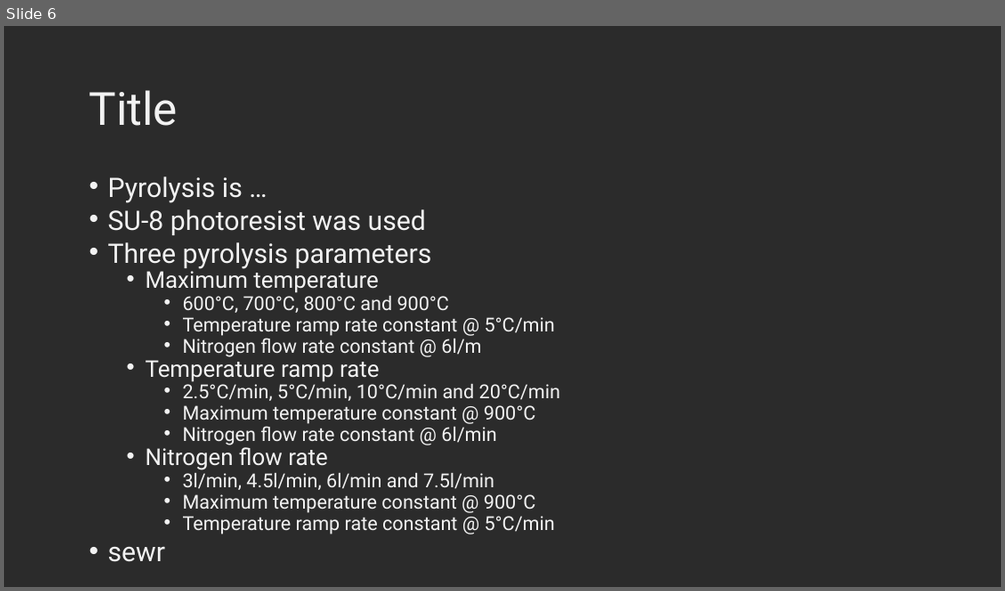
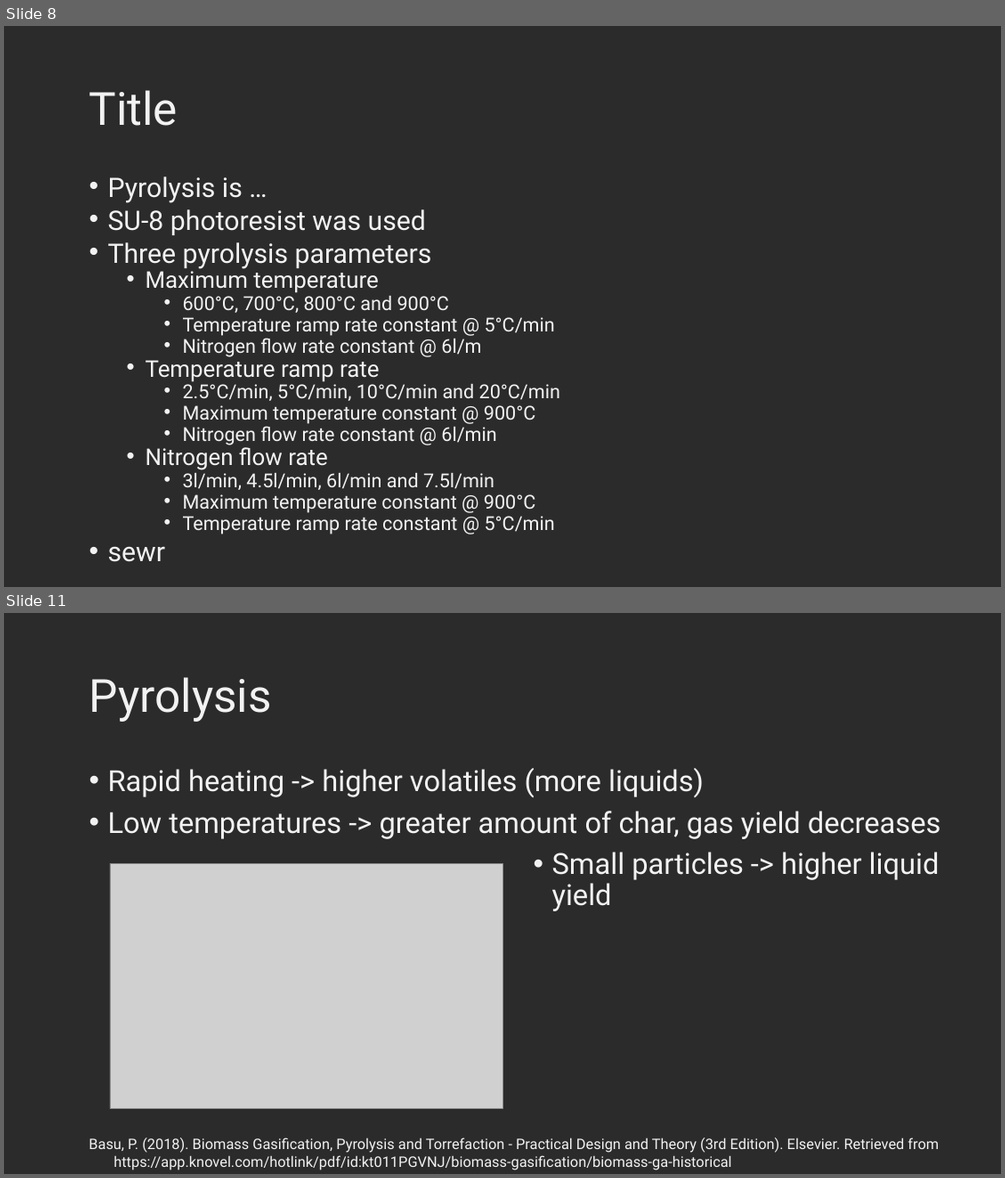
Before and after one commit to KiraSensei13/MNT_ITESM_Thesis, a slide deck: Shared_A01212611/Slides/GroupMeeting001_pyrolysisProcessParameters.pptx. Shown one above the other, each under a label of ours: slide 6 before the commit, slides 8 and 11 after it; the slides between them are not shown. The pictures are 1005x591 and 1005x1178 pixels, drawn with LibreOffice and Linux fonts; fonts in the diff are those of the drawing; grey boxes stand for pictures; background and template pictures are left out; a plain dark background stands for a picture behind light text. Boxes give left, top, right and bottom in pixels: in the first picture for what was removed or moved away, otherwise in the second. Text is boxed around its words. In the diff, an @@ line names an element or a change of style, - is before the commit and + after.

```diff
--- a/Shared_A01212611/Slides/GroupMeeting001_pyrolysisProcessParameters.pptx
+++ b/Shared_A01212611/Slides/GroupMeeting001_pyrolysisProcessParameters.pptx
@@ slide 11 added at bbox=[4, 613, 1001, 1174], background picture (left out) @@
@@ title added at bbox=[89, 677, 272, 722], 44 pt, text #F2F2F2 @@
+Pyrolysis
@@ text added at bbox=[108, 768, 940, 839], 28 pt, text #F2F2F2 @@
+• Rapid heating -> higher volatiles (more liquids)
+• Low temperatures -> greater amount of char, gas yield decreases
@@ text added at bbox=[552, 852, 939, 911], 28 pt, text #F2F2F2 @@
+• Small particles -> higher liquid yield
@@ picture added at bbox=[110, 863, 502, 1109] @@
@@ text added at bbox=[89, 1137, 938, 1170], 14 pt, text #F2F2F2 @@
+Basu, P. (2018). Biomass Gasification, Pyrolysis and Torrefaction - Practical Design and Theory (3rd Edition). Elsevier. Retrieved from https://app.knovel.com/hotlink/pdf/id:kt011PGVNJ/biomass-gasification/biomass-ga-historical
@@ what was slide 6 is now slide 8 @@
```
Also in this commit, not shown: 2 slides changed, 5 other slides added, 2 other files.
